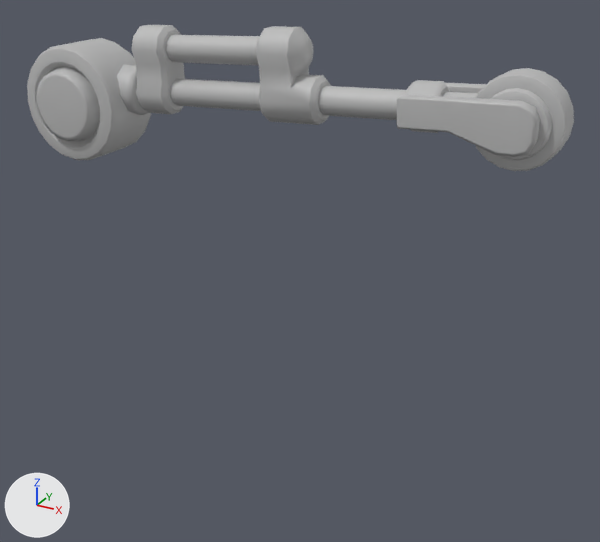
An edit to the FBX model Assets/Art/Meshes/RobotParts/sm_robot_part_L_upper_arm_02.fbx, drawn before and after from the same camera.
Camera for both pictures: a camera (50 mm lens) standing at (0.893, -0.707, 1.689) and looking at (0.449, 0.099, 1.286). Lighting does not change. The marker at lower left points along +X, +Y and +Z. Where no turn or scale is listed for an object, it has been applied to the vertices.

Script lines for the objects in view, before the commit:
```python
me_mesh = bpy.data.meshes.new('Mesh')
me_mesh.from_pydata(...)  # 1001 vertices, 1047 faces; spans x -0.073..0.602, y -0.016..0.104, z -0.072..0.107
me_mesh.materials.append(mat_lambert27)  # grey #bcbcbc
ob_l_upper_arm_02 = bpy.data.objects.new('L_upper_arm_02', me_mesh)
ob_l_upper_arm_02.location = (0.137, 0.068, 1.46)
```
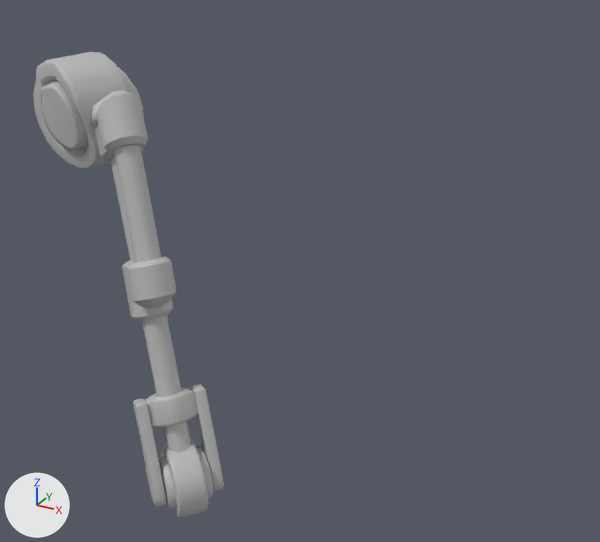
Where the change shows, as pixel boxes [x1, y1, x2, y2] in the pictures (600 x 542 px; the box of a moved part takes in the faces that stretch with it):
'L_upper_arm_02', reshaped (65% narrower, 218% taller): before [27, 25, 574, 171]; after [33, 52, 224, 518]
part 1 of me_mesh, moved or reshaped: before [397, 95, 540, 157]; after [133, 398, 166, 507]
part 2 of me_mesh, moved or reshaped: before [444, 82, 486, 93]; after [191, 384, 224, 492]
part 3 of me_mesh, moved or reshaped: before [405, 80, 450, 133]; after [145, 388, 198, 427]
part 4 of me_mesh, moved or reshaped: before [475, 68, 574, 171]; after [158, 439, 213, 518]
part 5 of me_mesh, moved or reshaped: before [27, 25, 478, 160]; after [33, 52, 191, 453]

Diff of the bpy script that builds the scene:
```diff
--- a/Assets/Art/Meshes/RobotParts/sm_robot_part_L_upper_arm_02.fbx.py
+++ b/Assets/Art/Meshes/RobotParts/sm_robot_part_L_upper_arm_02.fbx.py
@@ me_mesh @@
 # used by ob_l_upper_arm_02; location = (0.137, 0.068, 1.46)
-me_mesh.from_pydata(...)  # 1001 vertices, 1047 faces; spans x -0.073..0.602, y -0.016..0.104, z -0.072..0.107
+me_mesh.from_pydata(...)  # 1001 vertices, 1047 faces; spans x -0.057..0.244, y -0.119..0.093, z -0.505..0.059
+# me_mesh part 1: the loose piece of 56 vertices spanning x 0.437..0.579, y 0.004..0.021, z 0.007..0.059 is multiplied about its middle by the matrix ((0.244, 0.653, 0.713), (-0.142, 0.751, -0.64), (-0.956, 0.054, 0.277)), then moved by (-0.349, -0.103, -0.448)
+# me_mesh part 2: the loose piece of 56 vertices spanning x 0.436..0.578, y 0.08..0.097, z 0.007..0.059 is multiplied about its middle by the matrix ((0.244, 0.655, 0.715), (-0.142, 0.753, -0.642), (-0.959, 0.055, 0.277)), then moved by (-0.299, -0.122, -0.443)
+# me_mesh part 3: the loose piece of 60 vertices spanning x 0.434..0.474, y 0.019..0.08, z 0.011..0.063 is multiplied about its middle by the matrix ((0.246, 0.655, 0.714), (-0.141, 0.753, -0.643), (-0.959, 0.057, 0.277)), then moved by (-0.282, -0.107, -0.397)
+# me_mesh part 4: the loose piece of 282 vertices spanning x 0.504..0.602, y 0.021..0.082, z -0.016..0.082 is multiplied about its middle by the matrix ((0.239, 0.657, 0.715), (-0.148, 0.753, -0.642), (-0.96, 0.048, 0.277)), then moved by (-0.357, -0.119, -0.489)
+# me_mesh part 5: 547 of 1001 vertices moved; they spanned x -0.073..0.551, y -0.016..0.104, z -0.072..0.107 and now span x -0.057..0.215, y -0.093..0.093, z -0.456..0.059; mean shift (-0.026, -0.041, -0.07); largest move (0.55, 0.038, 0.051) -> (0.198, -0.089, -0.449)
 me_mesh.materials.append(mat_lambert27)
```
